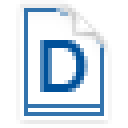
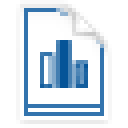
Comparing the layer stacks of the two 128 × 128 images. Changes:
added layer "Vector Smart Object" above "D" over [40, 40, 88, 88]
hid "D" over [40, 40, 88, 92]
